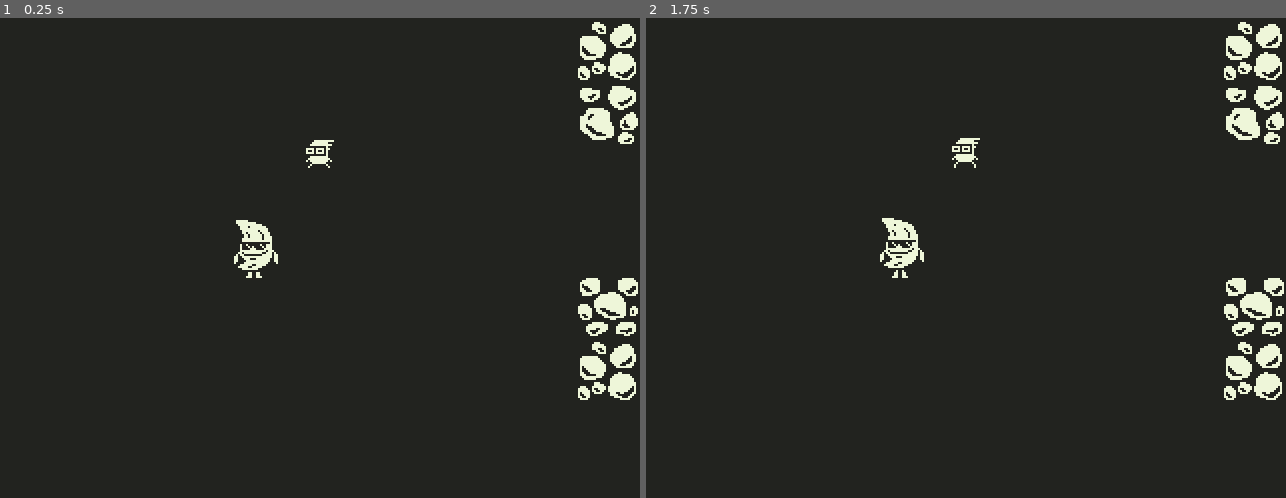
Above: before the commit, frames 1-2 (left to right).
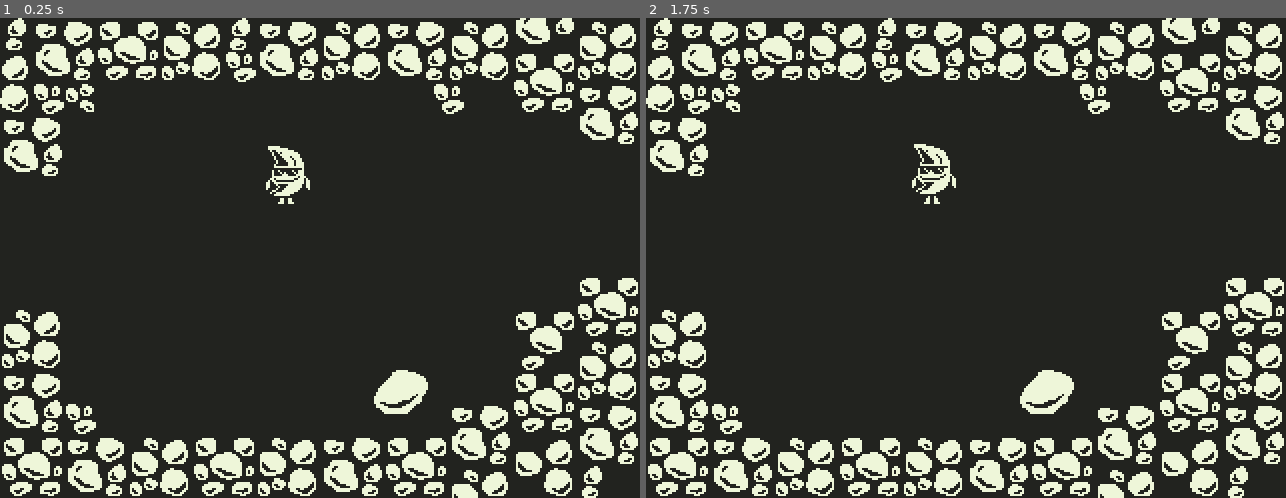
Above: after the commit, the same moments.

Repository: dweckerly/1bit
Game: Godot game, scene res://scenes/world/area-3.tscn
Same seed, same stepped clock (60 frames per second), same inputs: the game is played once before the commit and once after it. This scene is started directly instead of the project's main scene.
Inputs:
- Up to frame 1 (0.25 s): no input
- Up to frame 2 (1.75 s): tap Enter (ui_accept) at 0.5, 0.77, 1.52 s; hold Right (ui_right) 0.53-1.28 s; hold Down (ui_down) from 1.28 s (still down)

The runs differ from the first frame. In frame 1, 16% of the frame differs, in the area x 0-100%, y 0-100%; in frame 2, 16%.

Commit message:
area 3 updates

Diff:
--- a/scenes/characters/moon-man.tscn
+++ b/scenes/characters/moon-man.tscn
@@ -65,7 +65,7 @@
 }
 
 [sub_resource type="CapsuleShape2D" id=1]
-radius = 4.0
+radius = 7.0
 height = 2.0
 
 [sub_resource type="CircleShape2D" id=2]
@@ -107,7 +107,7 @@
 script = ExtResource( 3 )
 
 [node name="Sprite" type="Sprite" parent="."]
-position = Vector2( 0, -5 )
+position = Vector2( 0, -10 )
 texture = ExtResource( 2 )
 hframes = 3
 frame = 2
@@ -118,14 +118,14 @@
 anims/prompt-idle = SubResource( 5 )
 
 [node name="CollisionShape2D" type="CollisionShape2D" parent="."]
-position = Vector2( 0, -1 )
+position = Vector2( -1, -1 )
 rotation = 1.5708
 shape = SubResource( 1 )
 
 [node name="Area2D" type="Area2D" parent="."]
 
 [node name="CollisionShape2D" type="CollisionShape2D" parent="Area2D"]
-position = Vector2( 0, -3 )
+position = Vector2( -1, -4 )
 shape = SubResource( 2 )
 
 [node name="dialogue-prompt" type="Sprite" parent="."]
--- a/scenes/world/area-3.tscn
+++ b/scenes/world/area-3.tscn
@@ -1,13 +1,24 @@
-[gd_scene load_steps=7 format=2]
+[gd_scene load_steps=15 format=2]
 
 [ext_resource path="res://scenes/environment/rocks/rock-wall-2.tscn" type="PackedScene" id=1]
 [ext_resource path="res://scenes/environment/rocks/rock-wall-0.tscn" type="PackedScene" id=2]
 [ext_resource path="res://scenes/environment/rocks/rock-wall-1.tscn" type="PackedScene" id=3]
 [ext_resource path="res://scenes/world/Portals/Portal-Vertical.tscn" type="PackedScene" id=4]
-[ext_resource path="res://scenes/characters/NPC-1.tscn" type="PackedScene" id=5]
+[ext_resource path="res://scenes/environment/rocks/rock-cluster-2.tscn" type="PackedScene" id=5]
 [ext_resource path="res://scenes/characters/moon-man.tscn" type="PackedScene" id=6]
+[ext_resource path="res://scenes/environment/rocks/rock-cluster-small-1.tscn" type="PackedScene" id=7]
+[ext_resource path="res://scenes/environment/rocks/rock-cluster-small-2.tscn" type="PackedScene" id=8]
+[ext_resource path="res://scenes/environment/rocks/rock-big-0.tscn" type="PackedScene" id=9]
+[ext_resource path="res://art/environment/rocks/rock-wall-0.png" type="Texture" id=11]
+[ext_resource path="res://art/environment/rocks/rock-wall-1.png" type="Texture" id=12]
+[ext_resource path="res://art/environment/rocks/rock-cluster-small-0.png" type="Texture" id=14]
+[ext_resource path="res://art/environment/rocks/rock-cluster-1.png" type="Texture" id=16]
+[ext_resource path="res://art/environment/rocks/rock-cluster-0.png" type="Texture" id=17]
 
 [node name="area-3" type="YSort"]
+
+[node name="rock-big-0" parent="." instance=ExtResource( 9 )]
+position = Vector2( 200, 192 )
 
 [node name="rock-walls" type="Node2D" parent="."]
 
@@ -23,11 +34,121 @@
 [node name="rock-wall-3" parent="rock-walls" instance=ExtResource( 3 )]
 position = Vector2( 304, 176 )
 
+[node name="rock-wall-4" parent="rock-walls" instance=ExtResource( 2 )]
+position = Vector2( 208, 16 )
+
+[node name="rock-wall-5" parent="rock-walls" instance=ExtResource( 3 )]
+position = Vector2( 176, 16 )
+
+[node name="rock-wall-6" parent="rock-walls" instance=ExtResource( 1 )]
+position = Vector2( 272, 192 )
+
+[node name="rock-wall-7" parent="rock-walls" instance=ExtResource( 2 )]
+position = Vector2( 240, 208 )
+
+[node name="rock-wall-8" parent="rock-walls" instance=ExtResource( 1 )]
+position = Vector2( 208, 224 )
+
+[node name="rock-wall-9" parent="rock-walls" instance=ExtResource( 2 )]
+position = Vector2( 176, 224 )
+
+[node name="rock-wall-10" parent="rock-walls" instance=ExtResource( 3 )]
+position = Vector2( 144, 224 )
+
+[node name="rock-wall-11" parent="rock-walls" instance=ExtResource( 2 )]
+position = Vector2( 144, 16 )
+
+[node name="rock-cluster-small-1" parent="rock-walls" instance=ExtResource( 7 )]
+position = Vector2( 120, 32 )
+
+[node name="rock-wall-12" parent="rock-walls" instance=ExtResource( 1 )]
+position = Vector2( 272, 32 )
+
+[node name="rock-wall-13" parent="rock-walls" instance=ExtResource( 3 )]
+position = Vector2( 240, 16 )
+
+[node name="rock-wall-14" parent="rock-walls" instance=ExtResource( 3 )]
+position = Vector2( 96, 16 )
+
+[node name="rock-wall-15" parent="rock-walls" instance=ExtResource( 1 )]
+position = Vector2( 64, 16 )
+
+[node name="rock-wall-16" parent="rock-walls" instance=ExtResource( 2 )]
+position = Vector2( 32, 16 )
+
+[node name="rock-cluster-2" parent="rock-walls" instance=ExtResource( 5 )]
+position = Vector2( 272, 160 )
+
+[node name="Rock-cluster-1" type="Sprite" parent="rock-walls"]
+position = Vector2( 272, 224 )
+texture = ExtResource( 16 )
+
+[node name="Rock-wall-0" type="Sprite" parent="rock-walls"]
+position = Vector2( 304, 208 )
+texture = ExtResource( 11 )
+
+[node name="Rock-cluster-small-0" type="Sprite" parent="rock-walls"]
+position = Vector2( 296, 232 )
+texture = ExtResource( 14 )
+
+[node name="Rock-cluster-small-1" type="Sprite" parent="rock-walls"]
+position = Vector2( 120, 8 )
+texture = ExtResource( 14 )
+
+[node name="Rock-wall-4" type="Sprite" parent="rock-walls"]
+position = Vector2( 240, 240 )
+texture = ExtResource( 12 )
+
+[node name="Rock-cluster-0" type="Sprite" parent="rock-walls"]
+position = Vector2( 272, 0 )
+texture = ExtResource( 17 )
+
+[node name="rock-wall-17" parent="rock-walls" instance=ExtResource( 1 )]
+position = Vector2( 112, 224 )
+
+[node name="rock-wall-18" parent="rock-walls" instance=ExtResource( 3 )]
+position = Vector2( 80, 224 )
+
+[node name="rock-wall-19" parent="rock-walls" instance=ExtResource( 2 )]
+position = Vector2( 48, 224 )
+
+[node name="rock-wall-20" parent="rock-walls" instance=ExtResource( 1 )]
+position = Vector2( 16, 224 )
+
+[node name="rock-wall-21" parent="rock-walls" instance=ExtResource( 2 )]
+position = Vector2( 16, 192 )
+
+[node name="rock-wall-22" parent="rock-walls" instance=ExtResource( 3 )]
+position = Vector2( 16, 160 )
+
+[node name="rock-cluster-small-2" parent="rock-walls" instance=ExtResource( 7 )]
+position = Vector2( 40, 208 )
+
+[node name="Rock-wall-1" type="Sprite" parent="rock-walls"]
+position = Vector2( 0, 32 )
+texture = ExtResource( 12 )
+
+[node name="Rock-cluster-small-2" type="Sprite" parent="rock-walls"]
+position = Vector2( 8, 8 )
+texture = ExtResource( 14 )
+
+[node name="rock-wall-23" parent="rock-walls" instance=ExtResource( 2 )]
+position = Vector2( 16, 64 )
+
+[node name="rock-cluster-small-3" parent="rock-walls" instance=ExtResource( 7 )]
+position = Vector2( 24, 48 )
+
 [node name="3-East" parent="." instance=ExtResource( 4 )]
 position = Vector2( 320, 96 )
 
-[node name="ninja-0" parent="." instance=ExtResource( 5 )]
-position = Vector2( 160, 72 )
+[node name="3-West" parent="." instance=ExtResource( 4 )]
+position = Vector2( 0, 112 )
 
 [node name="moon-man" parent="." instance=ExtResource( 6 )]
-position = Vector2( 128, 120 )
+position = Vector2( 144, 88 )
+
+[node name="rock-cluster-small-1" parent="." instance=ExtResource( 7 )]
+position = Vector2( 224, 48 )
+
+[node name="rock-cluster-small-2" parent="." instance=ExtResource( 8 )]
+position = Vector2( 40, 48 )
Binary file changed: art/characters/moon-man.png
